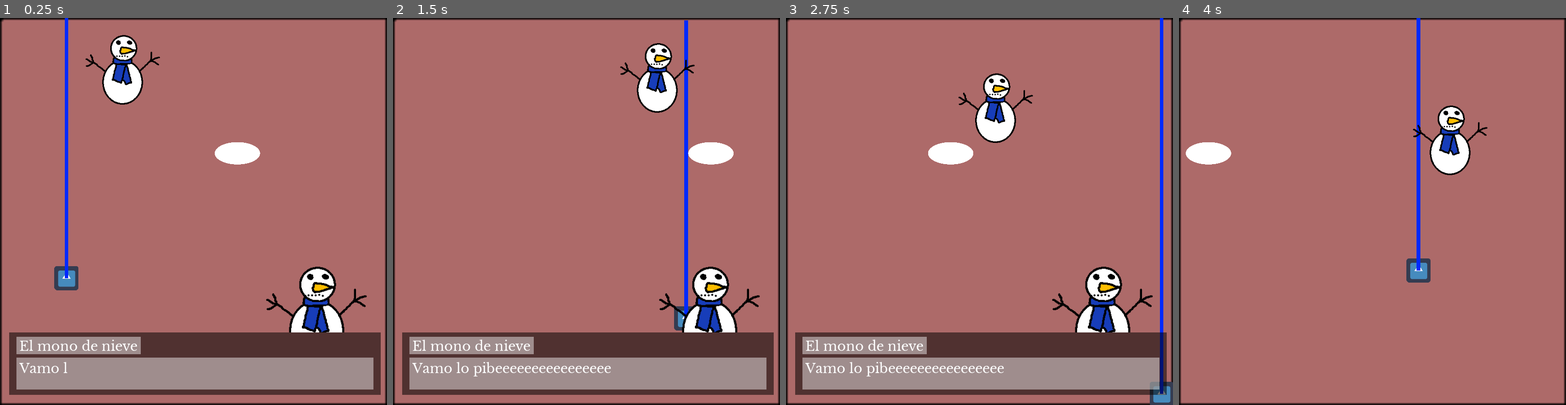
Above: before the commit, frames 1-4 (left to right).
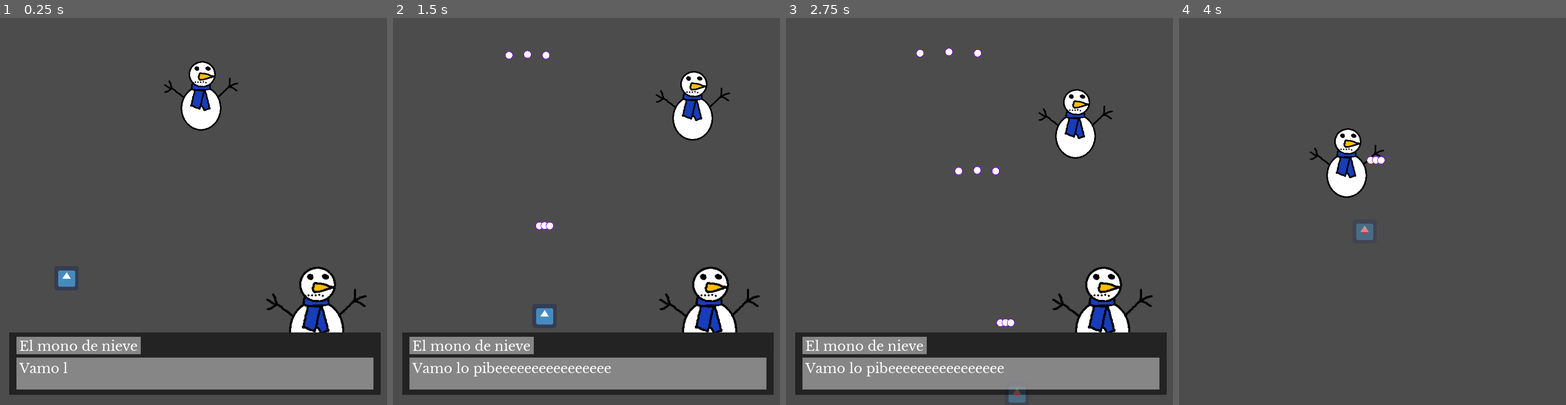
Above: after the commit, the same moments.

Repository: NicoJGutierrez/SmolElfBulletHell
Game: Godot game, scene res://scenes/TestScene.tscn
Same seed, same stepped clock (60 frames per second), same inputs: the game is played once before the commit and once after it. The engine's default icon, where the game draws it, is replaced by a stand-in: a white triangle on a blue panel in a dark square.
Inputs (mouse positions are in pixels of both pictures, inside the frame that each line leads up to):
- Up to frame 1 (0.25 s): no input
- Up to frame 2 (1.5 s): move the mouse to (671, 192) at 0.52 s; hold D (right) 0.53-1.28 s; hold Shift (run) 0.53-1.28 s; click (671, 192) at 0.67 s; move the mouse to (509, 230) at 1.27 s; hold S (down) from 1.28 s (still down); tap Shift (run) at 1.35 s
- Up to frame 3 (2.75 s): move the mouse to (1018, 126) at 2.02 s; release S (down) at 2.03 s; hold D (right) from 2.03 s (still down); hold Shift (run) from 2.03 s (still down)
- Up to frame 4 (4 s): move the mouse to (1353, 288) at 2.77 s; release D (right) at 2.78 s; release Shift (run) at 2.78 s; hold W (up) 2.78-3.53 s; tap Shift (run) at 2.85 s; click (1353, 288) at 2.92 s; move the mouse to (1488, 269) at 3.52 s; hold A (left) from 3.53 s (still down); hold Shift (run) from 3.53 s (still down)

The runs differ from the first frame. In frame 1, 97% of the frame differs, in the area x 0-100%, y 0-100%; in frame 2, 97%; in frame 3, 97%; in frame 4, 99%.

Commit message:
feat: boss cambia de path + player shift hurtbox

Diff:
--- /dev/null
+++ b/objects/Boss.gd
@@ -0,0 +1,27 @@
+extends KinematicBody2D
+
+
+# Declare member variables here.
+var changing_path = false
+var destination : Vector2
+export var speed = 300
+
+
+# Called when the node enters the scene tree for the first time.
+func _ready():
+	pass # Replace with function body.
+
+
+# Called every frame. 'delta' is the elapsed time since the previous frame.
+func _process(delta):
+	if changing_path:
+		var vector = (destination - self.position).normalized()
+		move_and_slide(vector * speed)
+
+func move_to(objective):
+	changing_path = true
+	destination = objective
+
+func stop():
+	self.position = Vector2(0,0)
+	changing_path = false
--- a/objects/Boss.tscn
+++ b/objects/Boss.tscn
@@ -1,6 +1,7 @@
-[gd_scene load_steps=4 format=2]
+[gd_scene load_steps=5 format=2]
 
 [ext_resource path="res://images/snowman.png" type="Texture" id=1]
+[ext_resource path="res://objects/Boss.gd" type="Script" id=2]
 
 [sub_resource type="CircleShape2D" id=1]
 radius = 59.0068
@@ -9,6 +10,7 @@
 radius = 41.0122
 
 [node name="Boss" type="KinematicBody2D"]
+script = ExtResource( 2 )
 
 [node name="Snowman" type="Sprite" parent="."]
 position = Vector2( 3, -9 )
--- a/objects/Pelota.tscn
+++ b/objects/Pelota.tscn
@@ -1,6 +1,5 @@
-[gd_scene load_steps=4 format=2]
+[gd_scene load_steps=3 format=2]
 
-[ext_resource path="res://scenes/Pelota.gd" type="Script" id=1]
 [ext_resource path="res://images/WhiteCircle.png" type="Texture" id=2]
 
 [sub_resource type="CircleShape2D" id=1]
@@ -10,7 +9,6 @@
 position = Vector2( 476, 358 )
 linear_damp = 2.0
 angular_damp = 2.0
-script = ExtResource( 1 )
 __meta__ = {
 "_edit_group_": true
 }
--- a/objects/Player.gd
+++ b/objects/Player.gd
@@ -4,7 +4,7 @@
 # Declare member variables here.
 export var rate_of_fire = 2.5
 var reload_time = 1/rate_of_fire
-export var movespeed = 400
+export var movespeed = 600
 var shooter : Node2D
 export(PackedScene) var bullet_scene = preload("res://objects/bullet.tscn")
 
@@ -29,13 +29,18 @@
 		motion.x -= 1
 	motion = motion.normalized()
 	if Input.is_action_pressed("run"):
-		motion.x = 2 * motion.x
-		motion.y = 2 * motion.y
+		motion.x = 0.5 * motion.x
+		motion.y = 0.5 * motion.y
+		$AnimatedSprite.modulate.a = 0.5
+	else:
+		$AnimatedSprite.modulate.a = 1
 
 # warning-ignore:unused_variable
 	var detector_de_colisiones = move_and_slide(motion * movespeed)
 
 	reload_time -= delta
 	if reload_time <= 0:
-		#shooter.shoot_to_tree(300, 3, bullet_scene)
+		shooter.shoot_to_tree(2000, 3, bullet_scene, 85 + 180)
+		shooter.shoot_to_tree(2000, 3, bullet_scene, 90 + 180)
+		shooter.shoot_to_tree(2000, 3, bullet_scene, 95 + 180)
 		reload_time = 1/rate_of_fire
--- a/objects/Player.tscn
+++ b/objects/Player.tscn
@@ -1,9 +1,13 @@
-[gd_scene load_steps=7 format=2]
+[gd_scene load_steps=9 format=2]
 
 [ext_resource path="res://images/icon.png" type="Texture" id=1]
 [ext_resource path="res://objects/Player.gd" type="Script" id=2]
 [ext_resource path="res://objects/Shooter.tscn" type="PackedScene" id=3]
 [ext_resource path="res://objects/PlayerLazer.tscn" type="PackedScene" id=4]
+[ext_resource path="res://images/WhiteCircle.png" type="Texture" id=5]
+
+[sub_resource type="CircleShape2D" id=4]
+radius = 8.0
 
 [sub_resource type="SpriteFrames" id=2]
 animations = [ {
@@ -19,6 +23,15 @@
 [node name="player" type="KinematicBody2D"]
 script = ExtResource( 2 )
 
+[node name="Hurtbox" type="CollisionShape2D" parent="."]
+shape = SubResource( 4 )
+
+[node name="HurtboxSprite" type="Sprite" parent="Hurtbox"]
+modulate = Color( 0.905882, 0, 0, 1 )
+position = Vector2( 0, -2.98023e-07 )
+scale = Vector2( 0.0270727, 0.0270728 )
+texture = ExtResource( 5 )
+
 [node name="AnimatedSprite" type="AnimatedSprite" parent="."]
 frames = SubResource( 2 )
 
@@ -26,5 +39,7 @@
 shape = SubResource( 3 )
 
 [node name="Shooter" parent="." instance=ExtResource( 3 )]
+position = Vector2( 0, -30 )
 
 [node name="PlayerLazer" parent="." instance=ExtResource( 4 )]
+visible = false
--- /dev/null
+++ b/scenes/BossLair.gd
@@ -0,0 +1,48 @@
+extends Node2D
+
+
+export var change_path_time_limit = 6
+var change_path_time = change_path_time_limit
+var changing_path = false
+
+onready var boss = get_node("Path1/PathFollow/Boss")
+onready var children = get_children()
+var current_path = 1
+var next_path = current_path + 1
+
+# Called when the node enters the scene tree for the first time.
+func _ready():
+
+	pass # Replace with function body.
+
+
+# Called every frame. 'delta' is the elapsed time since the previous frame.
+func _process(delta):
+
+	if change_path_time <= 0:
+		change_path_time = change_path_time_limit
+		changing_path = true
+
+		next_path = current_path + 1
+		if next_path > children.size():
+			next_path = 1
+		var boss_position = children[current_path - 1].get_child(0).position
+		children[current_path - 1].get_child(0).remove_child(boss)
+		self.add_child(boss)
+		boss.position = boss_position
+
+
+
+		#var objective = $Path2/PathFollow.position
+
+	if changing_path:
+		var objective = children[next_path - 1].get_child(0).position
+		boss.move_to(objective)
+		if boss.position.distance_to(children[next_path - 1].get_child(0).position) <= 7:
+			self.remove_child(boss)
+			children[next_path - 1].get_child(0).add_child(boss)
+			current_path = next_path
+			boss.stop()
+			changing_path = false
+	else:
+		change_path_time -= delta
--- a/scenes/Follower.gd
+++ b/scenes/Follower.gd
@@ -13,4 +13,5 @@
 
 # Called every frame. 'delta' is the elapsed time since the previous frame.
 func _process(delta):
-	offset += speed * delta
+	if get_child_count() > 0:
+		offset += speed * delta
--- a/scenes/Pelota.gd
+++ /dev/null
@@ -1,17 +0,0 @@
-extends RigidBody2D
-
-
-# Declare member variables here. Examples:
-# var a = 2
-# var b = "text"
-
-
-# Called when the node enters the scene tree for the first time.
-func _ready():
-	apply_central_impulse(Vector2(400, 0))
-	pass # Replace with function body.
-
-
-# Called every frame. 'delta' is the elapsed time since the previous frame.
-#func _process(delta):
-#	pass
--- a/scenes/TestScene.tscn
+++ b/scenes/TestScene.tscn
@@ -1,9 +1,8 @@
-[gd_scene load_steps=13 format=2]
+[gd_scene load_steps=12 format=2]
 
 [ext_resource path="res://objects/Player.tscn" type="PackedScene" id=1]
 [ext_resource path="res://images/BorderedSquare.png" type="Texture" id=2]
-[ext_resource path="res://objects/enemy.tscn" type="PackedScene" id=3]
-[ext_resource path="res://objects/Pelota.tscn" type="PackedScene" id=4]
+[ext_resource path="res://scenes/BossLair.gd" type="Script" id=3]
 [ext_resource path="res://objects/Boss.tscn" type="PackedScene" id=5]
 [ext_resource path="res://scenes/Follower.gd" type="Script" id=6]
 [ext_resource path="res://images/snowman portait.png" type="Texture" id=7]
@@ -13,18 +12,20 @@
 [sub_resource type="RectangleShape2D" id=2]
 extents = Vector2( 31.5009, 575.5 )
 
-[sub_resource type="PhysicsMaterial" id=4]
-rough = true
-bounce = 1.0
-
 [sub_resource type="Curve2D" id=3]
 _data = {
-"points": PoolVector2Array( 0, 0, 0, 0, 250, 145, 0, 0, 0, 0, 814, 177, 0, 0, 0, 0, 451, 280, 0, 0, 0, 0, 849, 363, 0, 0, 0, 0, 395, 556, 0, 0, 0, 0, 232, 456, 0, 0, 0, 0, 250, 145 )
+"points": PoolVector2Array( 0, 0, 0, 0, 520, 144, 0, 0, 0, 0, 552, 336, 0, 0, 0, 0, 952, 184, 0, 0, 0, 0, 512, 440, 0, 0, 0, 0, 144, 200, 0, 0, 0, 0, 472, 336, 0, 0, 0, 0, 520, 144 )
+}
+
+[sub_resource type="Curve2D" id=4]
+_data = {
+"points": PoolVector2Array( 0, 0, 0, 0, 128, 200, 0, 0, 0, 0, 952, 192, 0, 0, 0, 0, 712, 296, 0, 0, 0, 0, 960, 392, 0, 0, 0, 0, 136, 384, 0, 0, 0, 0, 376, 304, 0, 0, 0, 0, 128, 200 )
 }
 
 [node name="TestScene" type="Node2D"]
 
 [node name="Borders" type="StaticBody2D" parent="."]
+visible = false
 
 [node name="Fondo" type="Sprite" parent="Borders"]
 modulate = Color( 0.690196, 0.419608, 0.419608, 1 )
@@ -52,28 +53,35 @@
 
 [node name="Player" parent="." instance=ExtResource( 1 )]
 position = Vector2( 176, 688 )
-rate_of_fire = 0.2
-bullet_scene = ExtResource( 3 )
+rate_of_fire = 4.0
 
-[node name="Pelota" parent="." instance=ExtResource( 4 )]
-position = Vector2( 536, 358 )
-physics_material_override = SubResource( 4 )
-linear_damp = -1.0
-angular_damp = -1.0
+[node name="BossLair" type="Node2D" parent="."]
+script = ExtResource( 3 )
 
-[node name="Path2D" type="Path2D" parent="."]
+[node name="Path1" type="Path2D" parent="BossLair"]
 curve = SubResource( 3 )
 
-[node name="PathFollow2D" type="PathFollow2D" parent="Path2D"]
-position = Vector2( 250, 145 )
+[node name="PathFollow" type="PathFollow2D" parent="BossLair/Path1"]
+position = Vector2( 520, 144 )
 rotate = false
 script = ExtResource( 6 )
 __meta__ = {
 "_edit_group_": true
 }
 
-[node name="Boss" parent="Path2D/PathFollow2D" instance=ExtResource( 5 )]
+[node name="Boss" parent="BossLair/Path1/PathFollow" instance=ExtResource( 5 )]
 rotation = 0.0128952
+
+[node name="Path2" type="Path2D" parent="BossLair"]
+curve = SubResource( 4 )
+
+[node name="PathFollow" type="PathFollow2D" parent="BossLair/Path2"]
+position = Vector2( 520, 144 )
+rotate = false
+script = ExtResource( 6 )
+__meta__ = {
+"_edit_group_": true
+}
 
 [node name="UI" type="Control" parent="."]
 margin_right = 40.0
